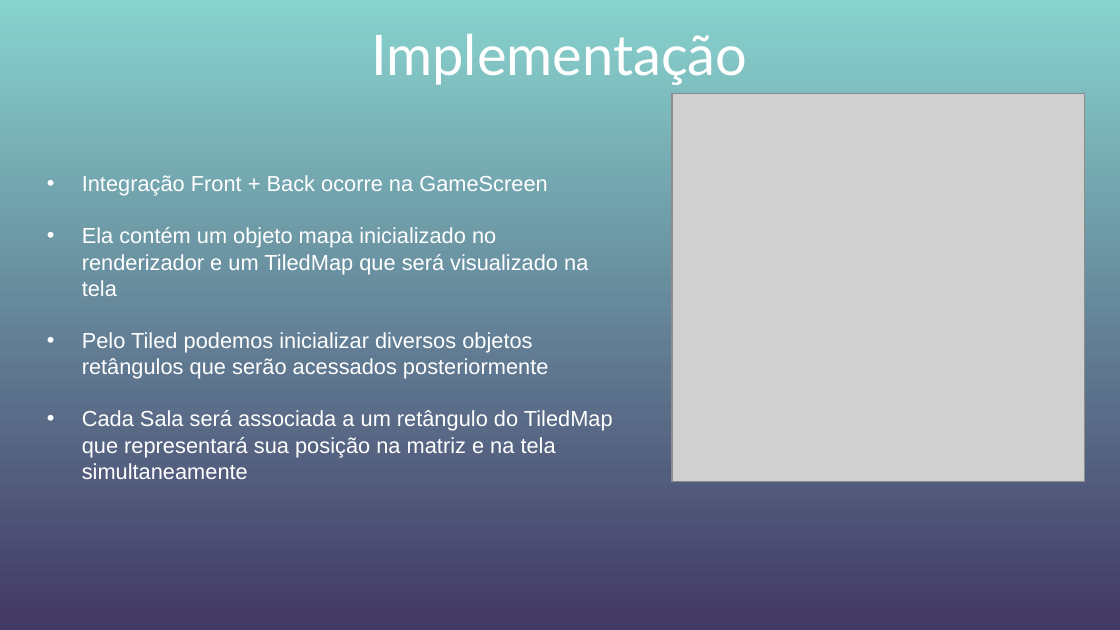
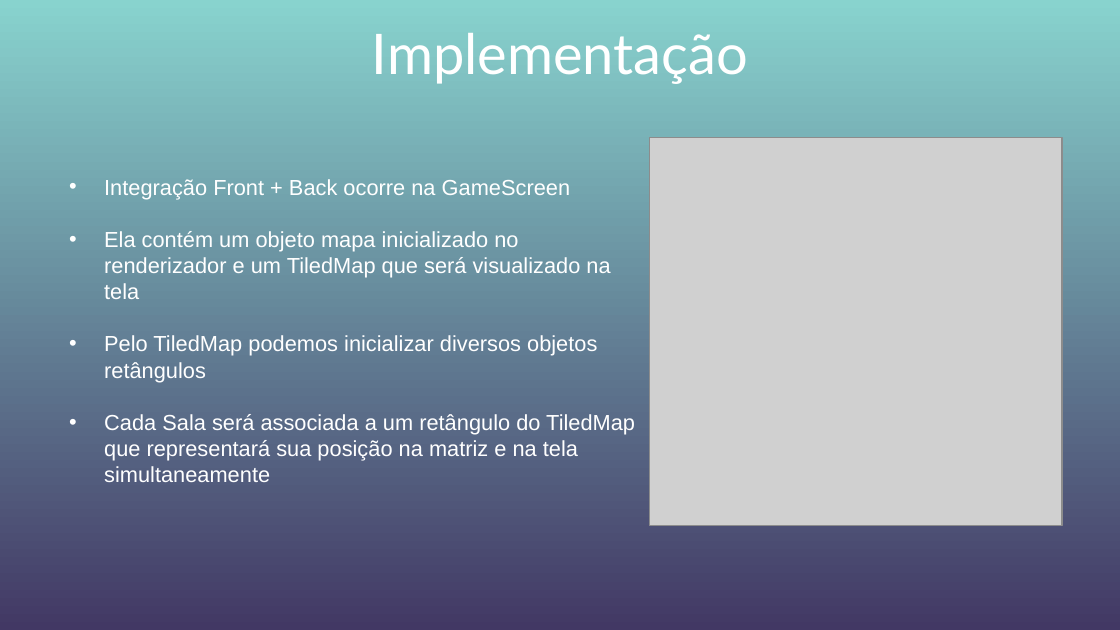
Before and after one commit to Grupo-Gustavo-Rodrigo-lab05/TrabPOO, a slide deck: slide 10 of assets/ApresentaçãoFinal.pptx (slide 9 before the commit). Drawn at 1120x630 pixels with LibreOffice and Linux fonts; fonts in the diff are those of the drawing; grey boxes stand for pictures; background and template pictures are left out. Boxes give left, top, right and bottom in pixels: in the first picture for what was removed or moved away, otherwise in the second. Text is boxed around its words. In the diff, an @@ line names an element or a change of style, - is before the commit and + after.

```diff
--- a/assets/ApresentaçãoFinal.pptx
+++ b/assets/ApresentaçãoFinal.pptx
@@ picture: place and size @@
-picture at (672,94,1084,482)
+picture at (650,138,1062,525)
@@ text "Integração Front + Back ocorre ...": place and size @@
-text "Integração Front + Back ocorre ..." at (82,175,613,479)
+text "Integração Front + Back ocorre ..." at (104,179,635,482)
@@ text at (104,335,597,382): text changed @@
-• Pelo Tiled podemos inicializar diversos objetos retângulos que serão acessados posteriormente
+• Pelo TiledMap podemos inicializar diversos objetos retângulos
```
Also in this commit, not shown: 9 other slides changed, 1 slide added, 1 slide removed.
